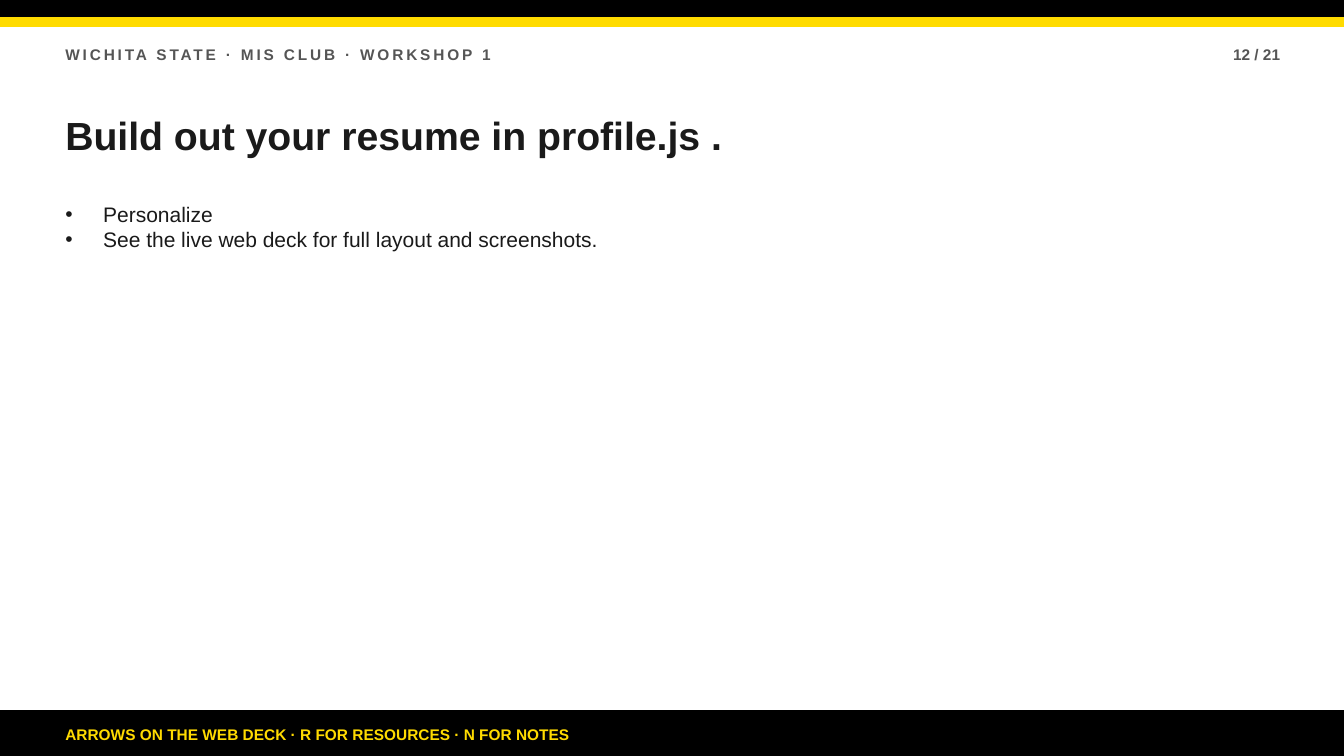
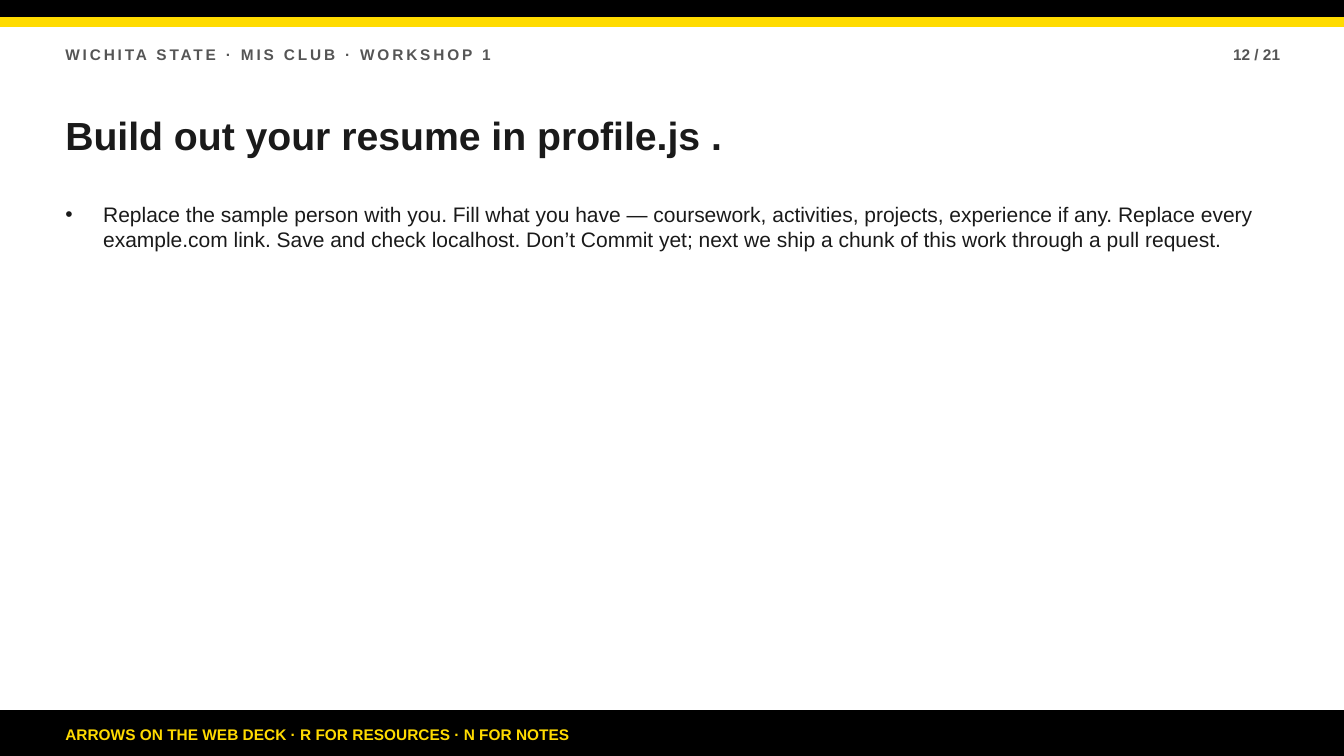
Before and after one commit to bsbcyber/workshop-site, a slide deck: slide 12 of downloads/workshop-1-presentation.pptx. Drawn at 1344x756 pixels with LibreOffice and Linux fonts; fonts in the diff are those of the drawing. Boxes give left, top, right and bottom in pixels: in the first picture for what was removed or moved away, otherwise in the second. Text is boxed around its words. In the diff, an @@ line names an element or a change of style, - is before the commit and + after.

Commit message:
Deck: personal About Me with photo and education

```diff
--- a/downloads/workshop-1-presentation.pptx
+++ b/downloads/workshop-1-presentation.pptx
@@ text at (103,206,1252,252): text changed @@
-• Personalize
-• See the live web deck for full layout and screenshots.
+• Replace the sample person with you. Fill what you have — coursework, activities, projects, experience if any. Replace every example.com link. Save and check localhost. Don’t Commit yet; next we ship a chunk of this work through a pull request.
```
Also in this commit, not shown: 18 other slides changed, 4 other files.
